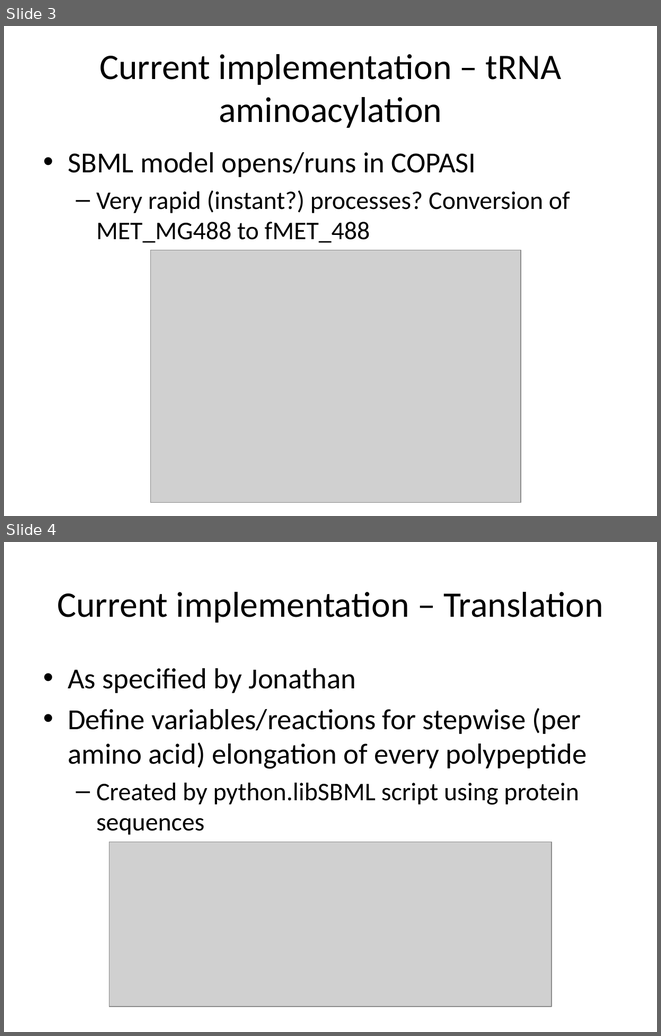
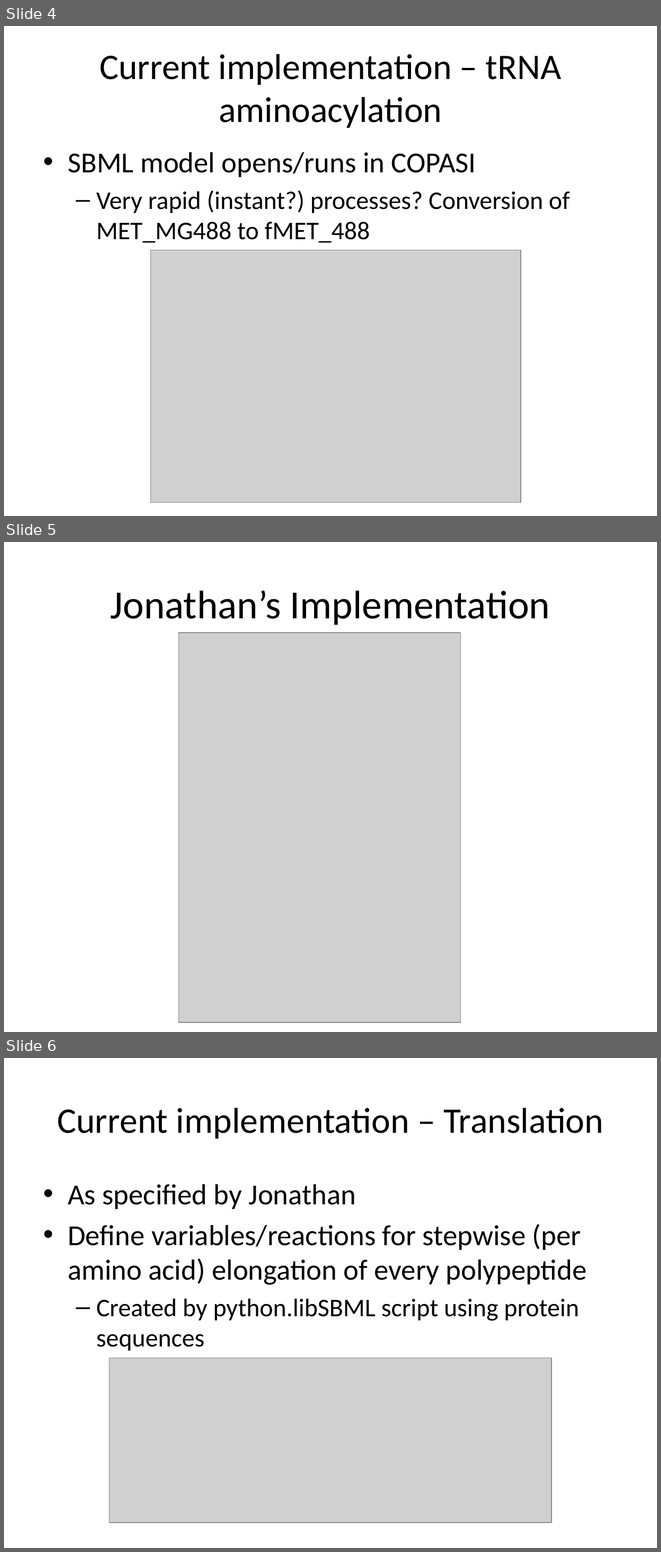
Before and after one commit to dagwa/wholecell-translation, a slide deck: translation_finalPres.pptx. Shown one above the other, each under a label of ours: slides 3 and 4 before the commit, slides 4, 5 and 6 after it. The pictures are 661x1036 and 661x1552 pixels, drawn with LibreOffice and Linux fonts; fonts in the diff are those of the drawing; grey boxes stand for pictures. Boxes give left, top, right and bottom in pixels: in the first picture for what was removed or moved away, otherwise in the second. Text is boxed around its words. In the diff, an @@ line names an element or a change of style, - is before the commit and + after.

```diff
--- a/translation_finalPres.pptx
+++ b/translation_finalPres.pptx
@@ slide 5 added at (x1=4, y1=542, x2=657, y2=1032), background #FFFFFF @@
@@ title added at (x1=110, y1=590, x2=550, y2=625), 44 pt, text #000000 @@
+Jonathan’s Implementation
@@ picture added at (x1=179, y1=633, x2=460, y2=1023) @@
@@ what was slide 3 is now slide 4 @@
@@ what was slide 4 is now slide 6 @@
```
Also in this commit, not shown: 2 slides changed, 1 other slide added.
